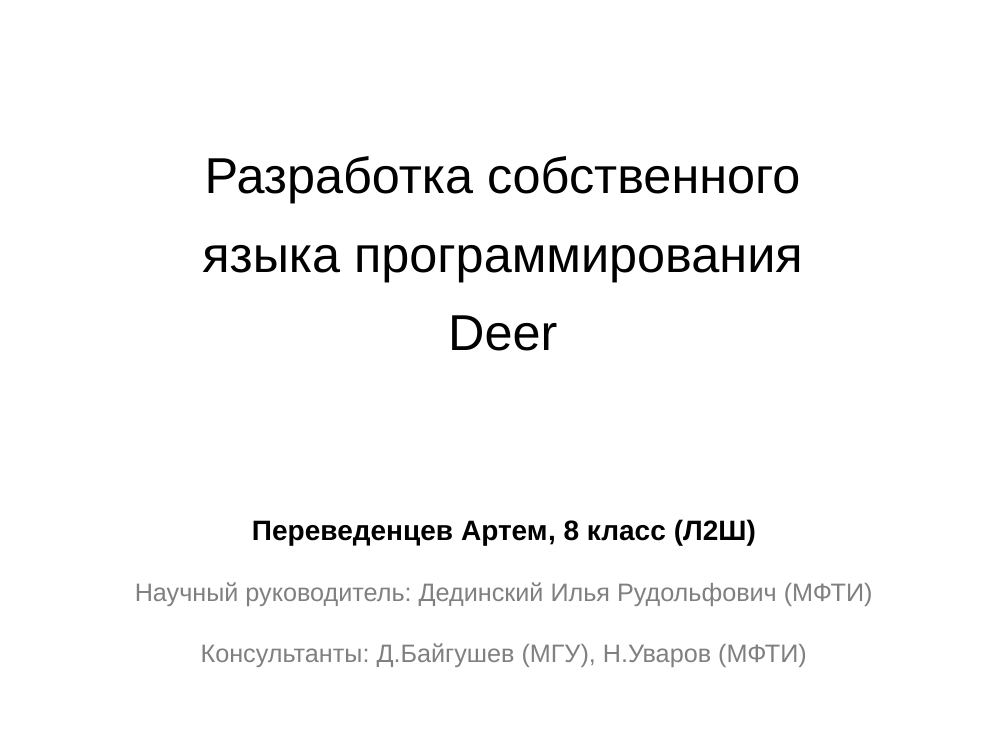
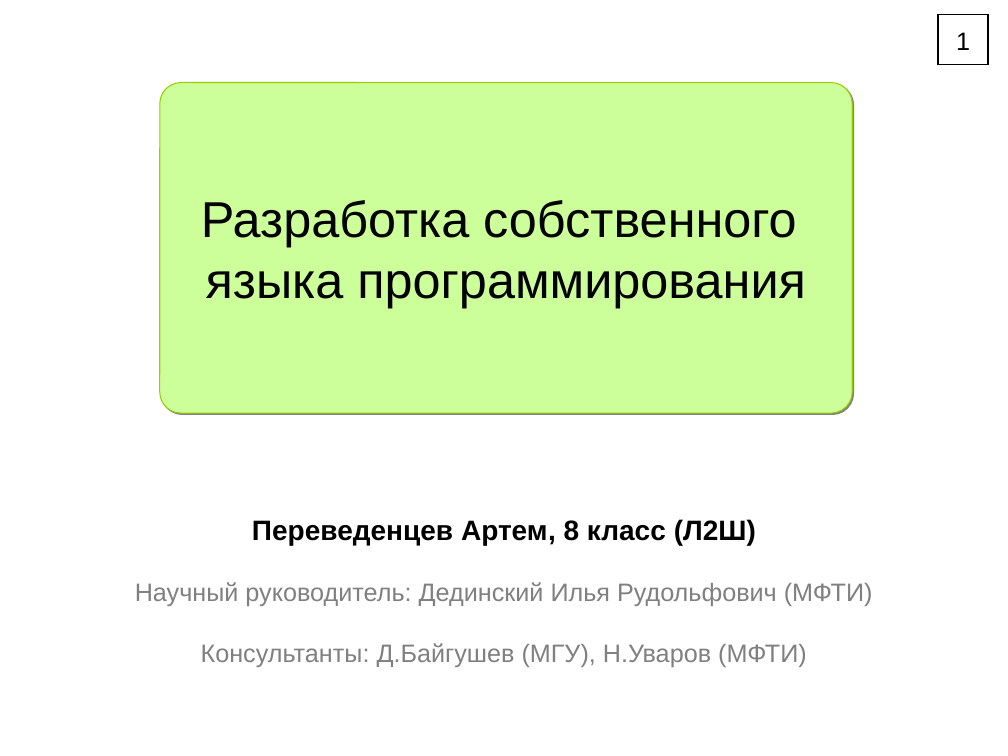
Before and after one commit to Klesomik/Compiler, a slide deck: slide 1 of Compiler/Theory/Report.ppt (slide 3 before the commit). Drawn at 1008x756 pixels with LibreOffice and Linux fonts; fonts in the diff are those of the drawing. Boxes give left, top, right and bottom in pixels: in the first picture for what was removed or moved away, otherwise in the second. Text is boxed around its words. In the diff, an @@ line names an element or a change of style, - is before the commit and + after.

```diff
--- a/Compiler/Theory/Report.ppt
+++ b/Compiler/Theory/Report.ppt
@@ rectangle added at (938,15,989,66), fill #FFFFFF, outline #000000 0.74 pt, 18 pt, text #000000 @@
+1
@@ rounded rectangle "Разработка собственного": place and size @@
-rounded rectangle "Разработка собственного" at (202,156,803,351)
+rounded rectangle "Разработка собственного" at (160,83,853,413)
@@ rounded rectangle "Разработка собственного" at (160,83,853,413): vertical alignment top to middle; fill none to #CCFF99; outline none to #99CC00 0.74 pt; shadow on @@
@@ text in rounded rectangle at (201,200,806,308): text changed @@
-Разработка собственного языка программирования Deer
+Разработка собственного
+языка программирования
```
Also in this commit, not shown: 6 other slides changed, 5 slides added, 5 slides removed, 19 other files.
